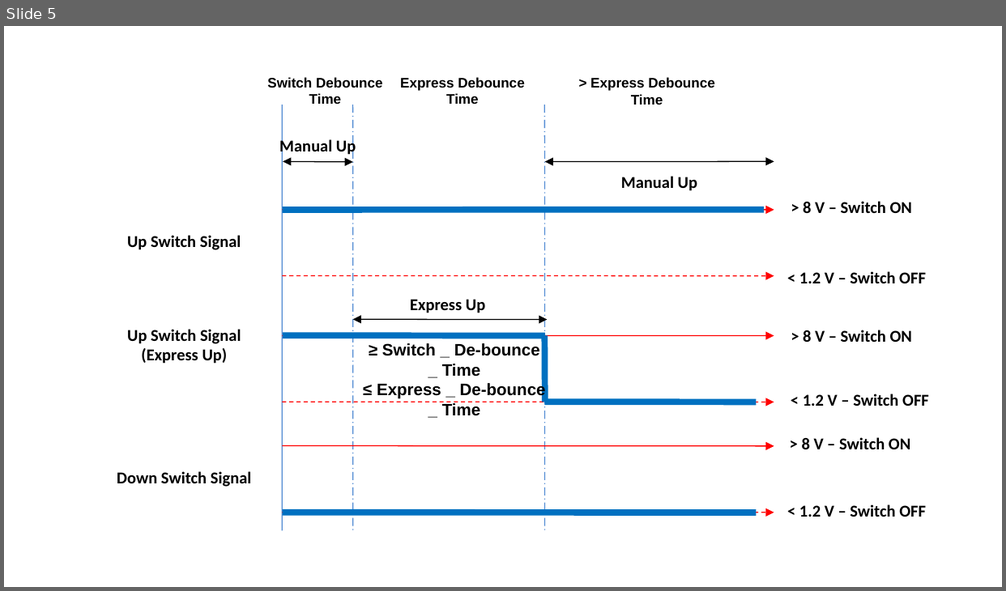
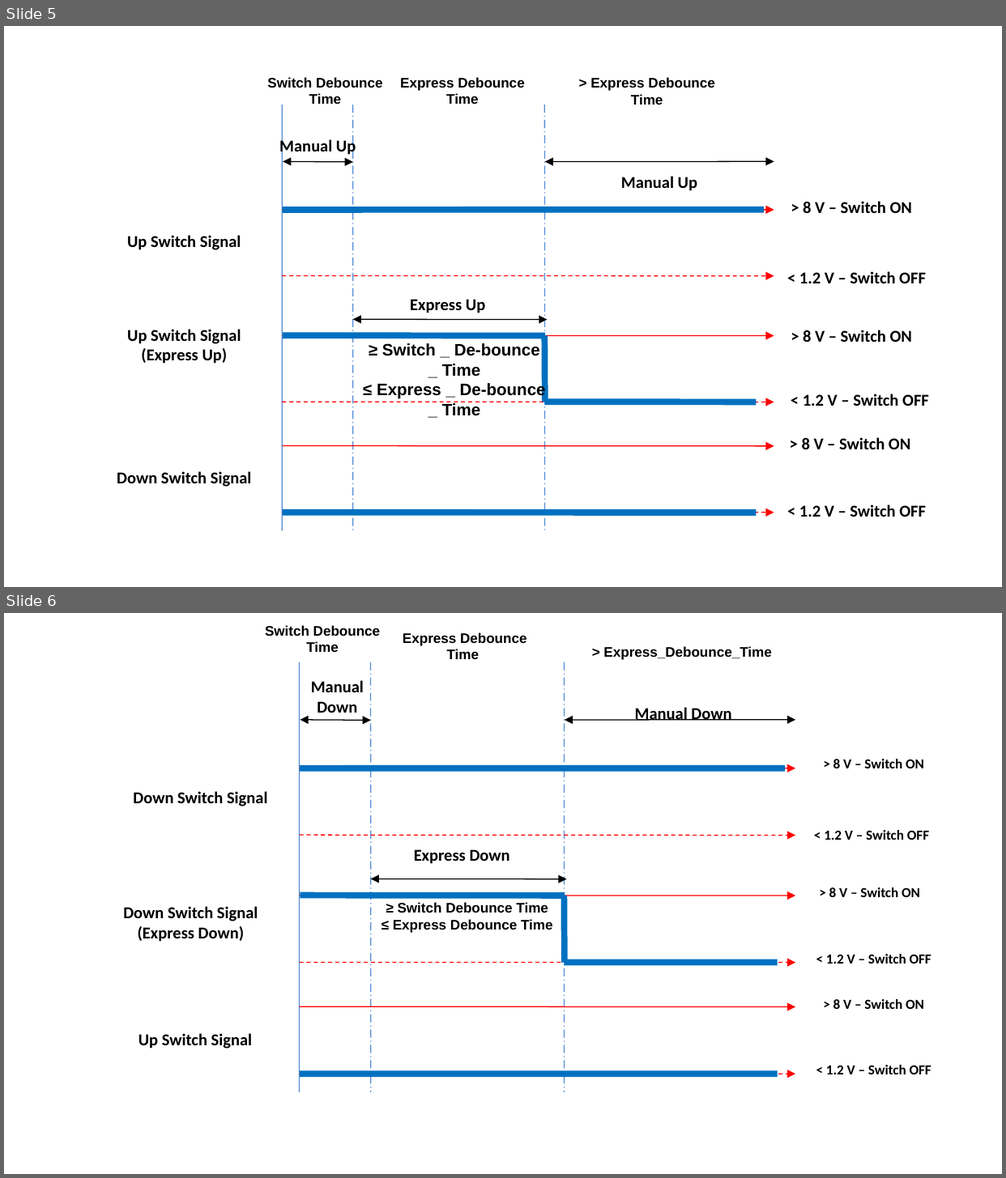
Before and after one commit to hashim-t/20-020-W601, a slide deck: Documents/W601-EOLTestingSequence_V1_MR_04012021.ppt. Shown one above the other, each under a label of ours: slide 5 before the commit, slides 5 and 6 after it. The pictures are 1006x591 and 1006x1178 pixels, drawn with LibreOffice and Linux fonts; fonts in the diff are those of the drawing. Boxes give left, top, right and bottom in pixels: in the first picture for what was removed or moved away, otherwise in the second. Text is boxed around its words. In the diff, an @@ line names an element or a change of style, - is before the commit and + after.

```diff
--- a/Documents/W601-EOLTestingSequence_V1_MR_04012021.ppt
+++ b/Documents/W601-EOLTestingSequence_V1_MR_04012021.ppt
@@ slide 6 added at (4, 613, 1002, 1174), background #FFFFFF @@
@@ text added at (265, 625, 381, 652), 10 pt, text #000000, bold @@
+Switch Debounce Time
@@ text added at (403, 632, 526, 659), 10 pt, text #000000, bold @@
+Express Debounce Time
@@ group added at (123, 646, 931, 1093): 14 texts, 8 lines, 6 arrows, 3 double arrows @@
+Down Switch Signal
+Up Switch Signal
+> 8 V – Switch ON
+> 8 V – Switch ON
+< 1.2 V – Switch OFF
+< 1.2 V – Switch OFF
+Manual Down
+Manual Down
+Express Down
+≥ Switch Debounce Time
+≤ Express Debounce Time
+> Express_Debounce_Time
+Down Switch Signal (Express Down)
+> 8 V – Switch ON
+< 1.2 V – Switch OFF
```
